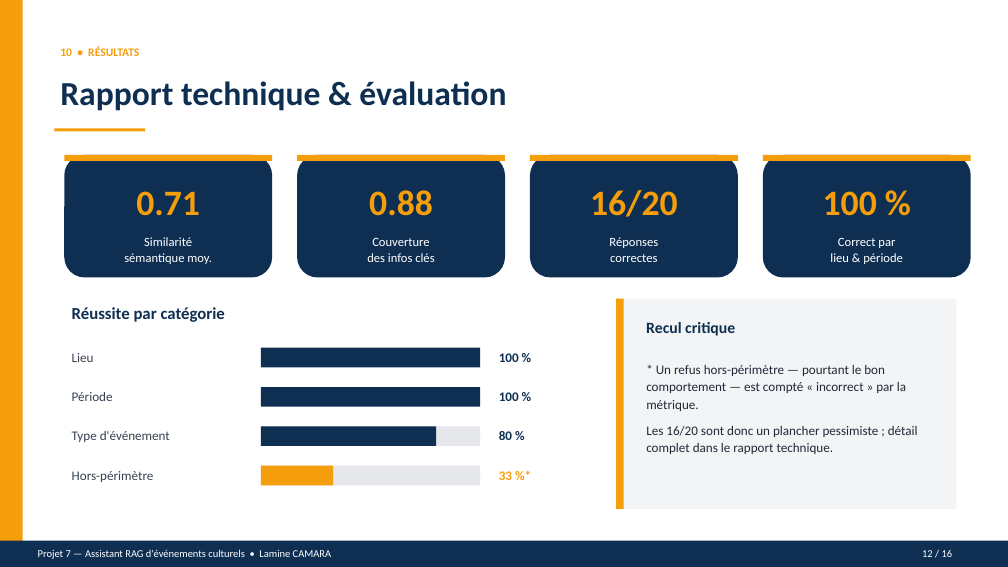
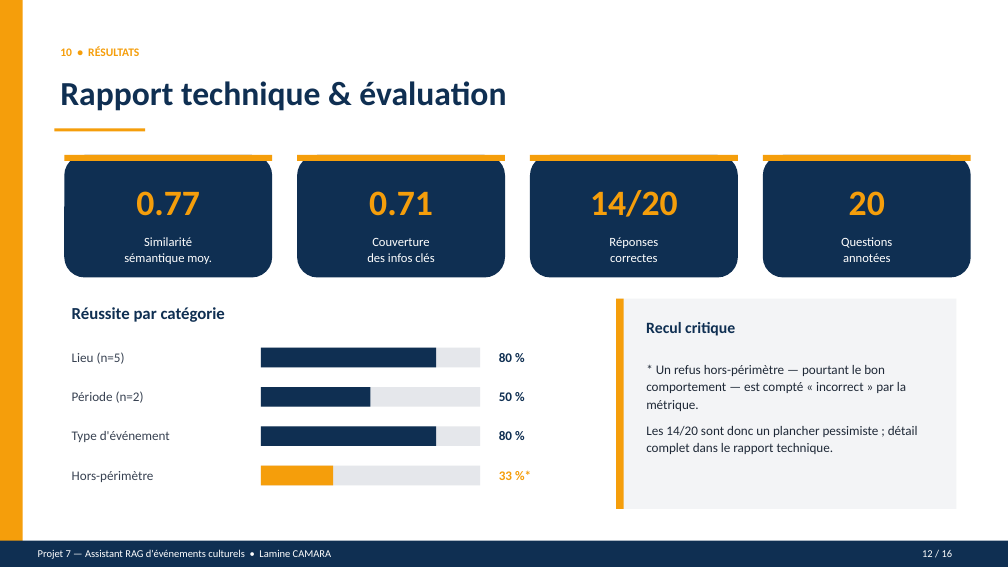
Before and after one commit to Formation-AI-Engineer/concevez-et-deployez-un-systeme-rag, a slide deck: slide 12 of docs/presentation.pptx. Drawn at 1008x567 pixels with LibreOffice and Linux fonts; fonts in the diff are those of the drawing. Boxes give left, top, right and bottom in pixels: in the first picture for what was removed or moved away, otherwise in the second. Text is boxed around its words. In the diff, an @@ line names an element or a change of style, - is before the commit and + after.

```diff
--- a/docs/presentation.pptx
+++ b/docs/presentation.pptx
@@ text at (x1=136, y1=191, x2=200, y2=216): text changed @@
-0.71
+0.77
@@ text at (x1=369, y1=191, x2=433, y2=216): text changed @@
-0.88
+0.71
@@ text at (x1=590, y1=190, x2=678, y2=217): text changed @@
-16/20
+14/20
@@ text at (x1=849, y1=191, x2=885, y2=216): text changed @@
-100 %
+20
@@ text at (x1=841, y1=237, x2=892, y2=262): text changed @@
-Correct par
-lieu & période
+Questions
+annotées
@@ text at (x1=72, y1=352, x2=125, y2=364): text changed @@
-Lieu
+Lieu (n=5)
@@ rectangle resized from (x1=261, y1=348, x2=480, y2=368) to (x1=261, y1=348, x2=436, y2=368) @@
@@ rectangle added at (x1=261, y1=348, x2=480, y2=368), fill #E5E7EB @@
@@ text at (x1=499, y1=353, x2=512, y2=362): text changed @@
-100 %
+80 %
@@ rectangle resized from (x1=261, y1=387, x2=480, y2=407) to (x1=261, y1=387, x2=371, y2=407) @@
@@ rectangle added at (x1=261, y1=387, x2=480, y2=407), fill #E5E7EB @@
@@ text at (x1=72, y1=391, x2=144, y2=403): text changed @@
-Période
+Période (n=2)
@@ text at (x1=499, y1=392, x2=512, y2=401): text changed @@
-100 %
+50 %
@@ text at (x1=646, y1=426, x2=918, y2=454): text changed @@
-Les 16/20 sont donc un plancher pessimiste ; détail complet dans le rapport technique.
+Les 14/20 sont donc un plancher pessimiste ; détail complet dans le rapport technique.
```
Also in this commit, not shown: 3 other slides changed, 12 other files.
